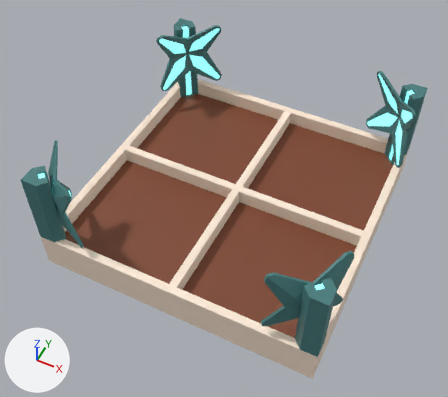
A saved change to the FBX model Assets/3D Models/Machines/CropPlotMachine_Big.fbx.
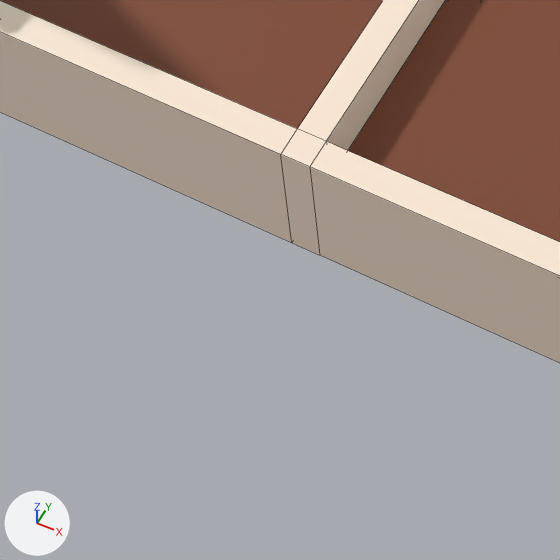
Old and new are each drawn whole from a 50 mm lens placed at (1.155, -2.507, 3.231), pointed at (-0.017, -0.162, 0.3) and again close up on the part from 20% to 53% of the width and 63% to 100% of the height. Arrows for +X, +Y and +Z are at lower left; the lights stay in place. The close-ups show mesh edges as thin lines. Objects named as collision shapes, trigger or cutter boxes, shadow casters or lower levels of detail are left out. Where no turn or scale is listed for an object, it has been applied to the vertices.

The older version as bpy lines, for what is in view:
```python
me_cube_001 = bpy.data.meshes.new('Cube.001')
me_cube_001.from_pydata(...)  # 712 vertices, 690 faces; spans x -0.91..0.91, y -0.91..0.91, z 0.0..0.79
# faces by material slot: [66, 528, 76, 20]
me_cube_001.materials.append(mat_main_001)  # beige #ffe9d6
me_cube_001.materials.append(mat_accent_001)  # dark cyan #467c7c
me_cube_001.materials.append(mat_light_001)  # cyan #89e8e8
me_cube_001.materials.append(mat_dirt)  # brown #7f452c
ob_cropplotmachine_big_lod0 = bpy.data.objects.new('CropPlotMachine_Big_LOD0', me_cube_001)
ob_cropplotmachine_big_lod0.location = (0.0, 0.0, 0.0)
```
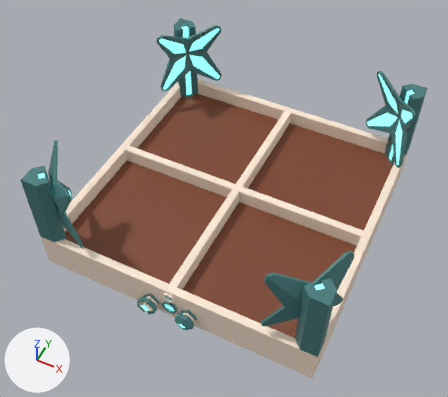
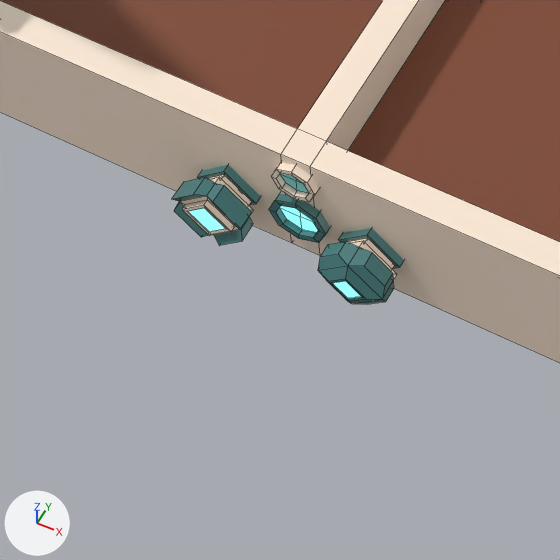
The change, as a list of edits to the scene's bpy script:
```text
Add mat_watersymbol:
    mat_watersymbol = principled_material('WaterSymbol')
    mat_watersymbol.base_color = (0.25, 0.807, 0.807)  # cyan #89e8e8
Change me_cube_001:
    used by ob_cropplotmachine_big_lod0; location = (0.0, 0.0, 0.0)
    remove me_cube_001.from_pydata(...)  # 712 vertices, 690 faces; spans x -0.91..0.91, y -0.91..0.91, z 0.0..0.79
    add me_cube_001.from_pydata(...)  # 810 vertices, 772 faces; spans x -0.91..0.91, y -0.91..0.91, z 0.0..0.79
    me_cube_001 part 1: a new loose piece of 33 vertices spanning x -0.05..0.05, y -0.91..-0.87, z 0.05..0.15
    me_cube_001 part 2: a new loose piece of 33 vertices spanning x -0.04..0.04, y -0.91..-0.87, z 0.16..0.24
    me_cube_001 part 3: a new loose piece of 16 vertices spanning x 0.07..0.18, y -0.91..-0.87, z 0.05..0.15, in mat_accent_001 (dark cyan #467c7c)
    me_cube_001 part 4: a new loose piece of 16 vertices spanning x -0.18..-0.07, y -0.91..-0.87, z 0.05..0.15, in mat_accent_001 (dark cyan #467c7c)
    add me_cube_001.materials.append(mat_watersymbol)  # cyan #89e8e8
Add me_cube_034:
    me_cube_034.from_pydata(...)  # 52 vertices, 49 faces; spans x -0.1858..-0.0642, y -0.9735..-0.9135, z 0.0392..0.1608
    # faces by material slot: [28, 20, 1]
    me_cube_034.materials.append(mat_main_001)  # beige #ffe9d6
    me_cube_034.materials.append(mat_accent_001)  # dark cyan #467c7c
    me_cube_034.materials.append(mat_light_001)  # cyan #89e8e8
Add me_cube_035:
    me_cube_035.from_pydata(...)  # 48 vertices, 45 faces; spans x 0.0698..0.1802, y -0.9835..-0.9135, z 0.0448..0.1552
    # faces by material slot: [12, 32, 1]
    me_cube_035.materials.append(mat_main_001)  # beige #ffe9d6
    me_cube_035.materials.append(mat_accent_001)  # dark cyan #467c7c
    me_cube_035.materials.append(mat_light_001)  # cyan #89e8e8
Add ob_upgrade_efficiency:
    ob_upgrade_efficiency = bpy.data.objects.new('Upgrade_Efficiency', me_cube_034)
    ob_upgrade_efficiency.location = (0.0, 0.0, 0.0)
Add ob_upgrade_power:
    ob_upgrade_power = bpy.data.objects.new('Upgrade_Power', me_cube_035)
    ob_upgrade_power.location = (0.0, 0.0, 0.0)
```

Changed parts and their boxes (x1, y1, x2, y2) in the close-ups (560 x 560 px):
'Upgrade_Efficiency', added (cyan): after (172, 175, 253, 246)
    faces in mat_accent_001 (dark cyan #467c7c): (172, 177, 253, 246)
    faces in mat_main_001 (beige #ffe9d6): (179, 175, 253, 236)
    faces in mat_light_001 (cyan #89e8e8): (188, 208, 226, 232)
'Upgrade_Power', added (cyan): after (318, 238, 397, 304)
    faces in mat_accent_001 (dark cyan #467c7c): (318, 241, 394, 304)
    faces in mat_main_001 (beige #ffe9d6): (348, 238, 397, 281)
    faces in mat_light_001 (cyan #89e8e8): (333, 281, 361, 298)
part 1 of me_cube_001, added (cyan): after (269, 193, 330, 243)
part 2 of me_cube_001, added: after (271, 163, 319, 202)
part 3 of me_cube_001, added (cyan): after (339, 228, 404, 268)
part 4 of me_cube_001, added (cyan): after (198, 165, 261, 205)
